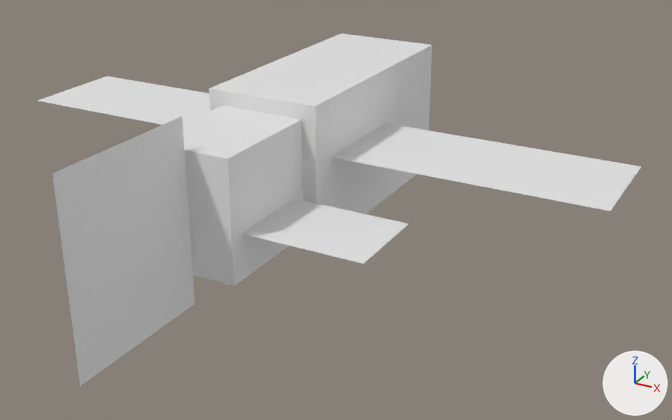
A saved change to the FBX model Assets/Features/Entities/Characters/FlyingFish/FlyingFish.fbx.
One viewpoint serves both versions: a camera (50 mm lens) standing at (0.989, -1.645, 0.849) and looking at (0.146, -0.113, 0.083). Every picture has the same lights, and +X, +Y and +Z are marked at lower right. The picture after the commit comes second. Where no turn or scale is listed for an object, it has been applied to the vertices.

Names of what the first picture shows: 'eyelid_right_1', 'tail2_1', 'tail_1', 'torso', 'wing_left_1', 'wing_right2_1', 'wing_right_1'.
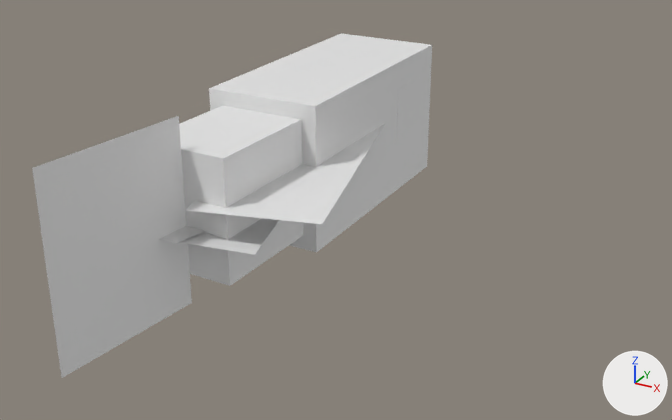
Not drawn themselves, but carrying or shaping drawn objects: ob_wing_left, ob_tail, ob_tail2, ob_wing_right, ob_wing_right2.

Pixel boxes (x1, y1, x2, y2) of what changed, in the pictures (672 x 420 px):
'tail2_1', turned: before (52, 116, 195, 386); after (32, 116, 192, 378)
'wing_right_1', turned: before (332, 123, 641, 211); after (186, 124, 385, 224)
'tail_1', turned: before (183, 105, 303, 286); after (179, 105, 303, 286)
'wing_right2_1', turned: before (242, 199, 408, 263); after (160, 218, 279, 255)
'wing_left_1', turned (not visible afterwards): before (37, 76, 210, 125)

The change in detail:
Object 'wing_right2' (ob_wing_right2) turns from (0, 0, 0) to (0, -75, -3.2) degrees about x, y and z.
Object 'tail2' (ob_tail2) turns from (0, 0, 0) to (0, -4.8, 0) degrees about x, y and z.
Object 'wing_left' (ob_wing_left) turns from (0, 0, 0) to (0, 75, 0) degrees about x, y and z.
Object 'tail' (ob_tail) turns from (0, 0, 0) to (0, -1.7, 0) degrees about x, y and z.
Object 'wing_right' (ob_wing_right) turns from (0, 0, 0) to (0, -75, 0) degrees about x, y and z.
